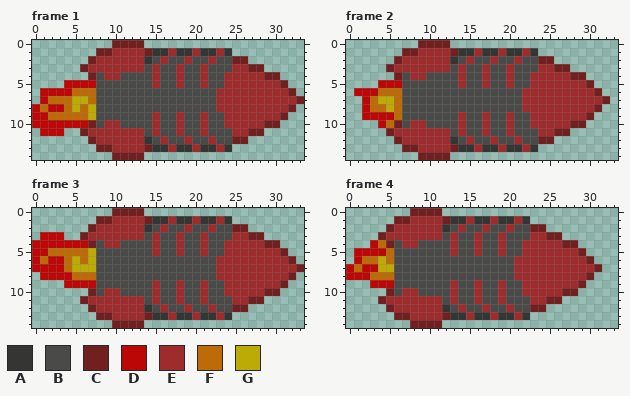
Edited in one commit: pixel-art file (WIP/Missile.aseprite). The picture above was drawn from the file before the commit.
34x15 pixels, 4 frames. Shown: frame 1, frame 2, frame 3, frame 4.
Palette (. is transparent): A #353534  B #4a4a49  C #721f1f  D #bc0707  E #9e2c2c  F #bc6b07  G #bcab07
The same view after the edit:
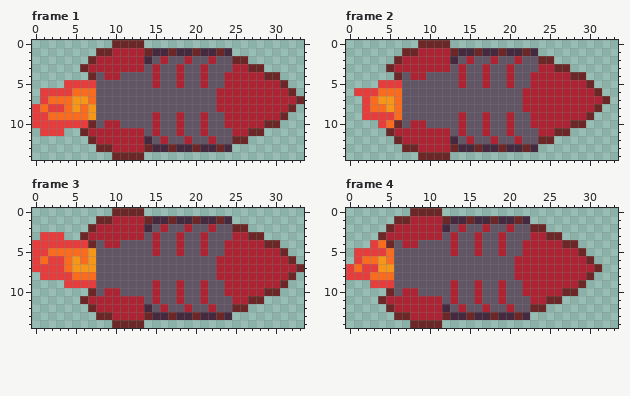
Change:
Colour A changes from #353534 to #45293f.
Colour B changes from #4a4a49 to #625565.
Colour C changes from #721f1f to #6e2727.
Colour D changes from #bc0707 to #e83b3b.
Colour E changes from #9e2c2c to #ae2334.
Colour F changes from #bc6b07 to #fb6b1d.
Colour G changes from #bcab07 to #f79617.
Frame 1:
The author changed colour E to colour C in row 1 at x 17, 20 and 23; in row 13 at x 17, 20 and 23.
Frame 2:
The author changed colour E to colour C in row 1 at x 16, 19 and 22; in row 13 at x 16, 19 and 22.
Frame 3: the same change as frame 1
Frame 4:
The author changed colour E to colour C in row 1 at x 15, 18 and 21; in row 13 at x 15, 18 and 21.
Where, in picture pixels (left, top, right, bottom), the same in both pictures:
changed: (32, 40, 304, 160)
changed: (354, 40, 610, 160)
changed: (32, 208, 304, 328)
changed: (346, 208, 602, 328)
